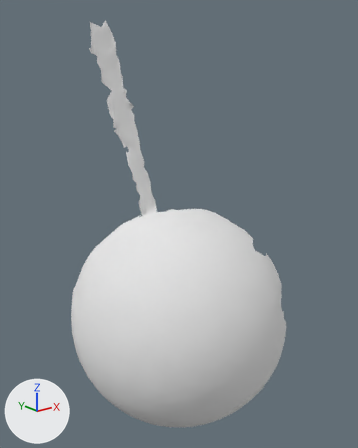
Before and after pictures for a commit that changed the OBJ model res/pendulum_horizontal/Pendulum_horizontal.000037.obj.
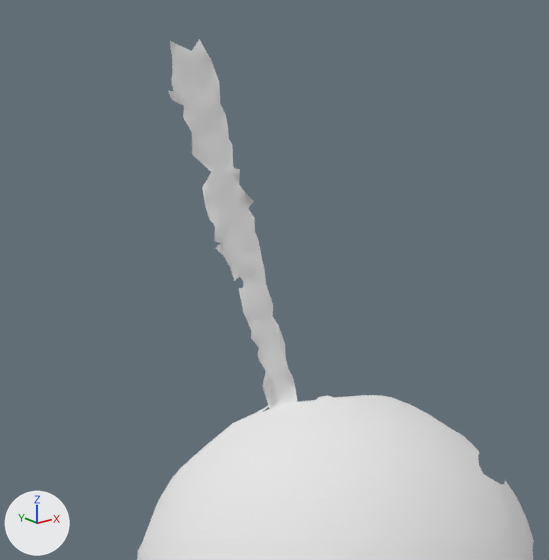
Old and new are each drawn whole from a 50 mm lens placed at (77.0, -474.0, 325.0), pointed at (449.0, -9.0, 139.0) and again close up on the part from 0% to 81% of the width and 0% to 66% of the height. Every picture has the same lights, and +X, +Y and +Z are marked at lower left. Where no turn or scale is listed for an object, it has been applied to the vertices.

In view in the first close-up: 'Pendulum_horizontal.000037'.
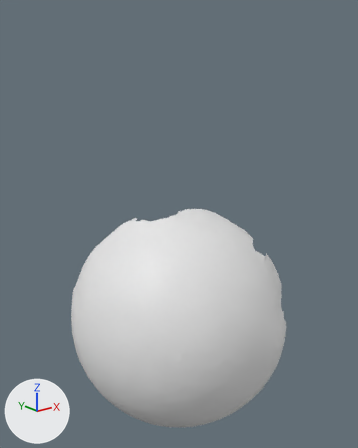
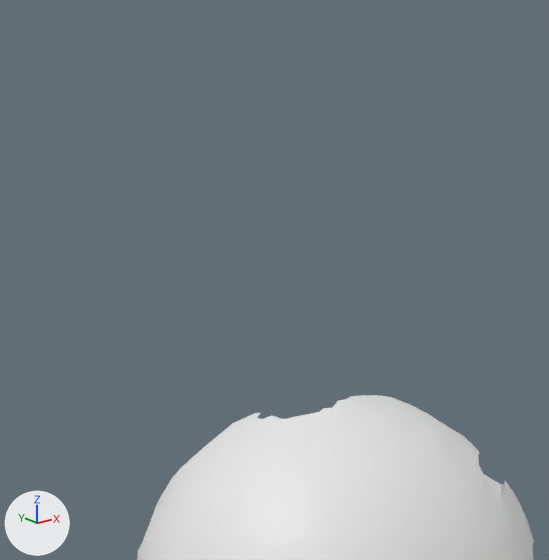
Scene script edits in JSON lines:
```json
{"block": "me_pendulum_horizontal_000037", "where": "# used by ob_pendulum_horizontal_000037; location = (0.0, 0.0, 0.0)"}
{"op": "remove", "block": "me_pendulum_horizontal_000037", "code": "me_pendulum_horizontal_000037.from_pydata(...)  # 5336 vertices, 10500 faces; spans x 321.0..556.0, y -133.0..110.0, z -149.0..378.0"}
{"op": "remove", "block": "me_pendulum_horizontal_000037", "code": "me_pendulum_horizontal_000037.materials.append(mat_pendulum_horizontal_000037)  # white #e7e7e7"}
{"op": "add", "block": "me_pendulum_horizontal_000037", "code": "me_pendulum_horizontal_000037.from_pydata(...)  # 4938 vertices, 9773 faces; spans x 321.0..556.0, y -133.0..110.0, z -149.0..148.0"}
{"block": "me_pendulum_horizontal_000037", "change": "me_pendulum_horizontal_000037 part 1: 398 vertices removed from x 381.0..467.0, y 12.0..82.0, z 139.0..378.0"}
```

What differs and where, as boxes [x1, y1, x2, y2] in the close-ups (549 x 560 px):
```json
{"object": "Pendulum_horizontal.000037", "change": "reshaped", "before": [137, 39, 534, 560], "after": [137, 395, 534, 560]}
{"part": 1, "of": "me_pendulum_horizontal_000037", "change": "deleted", "before": [168, 39, 350, 419]}
```
